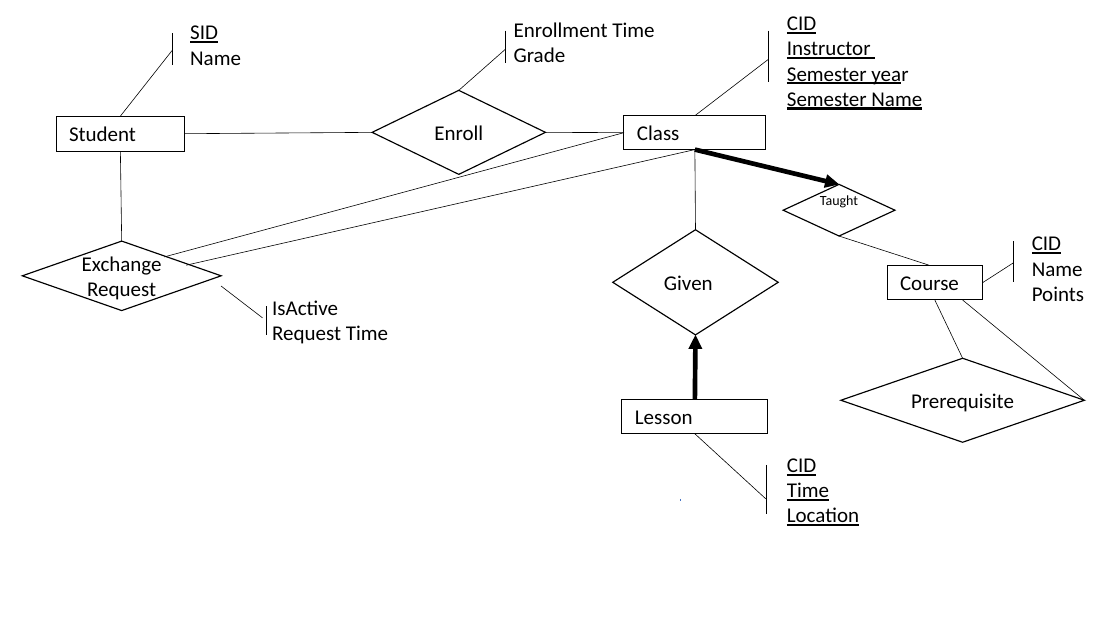
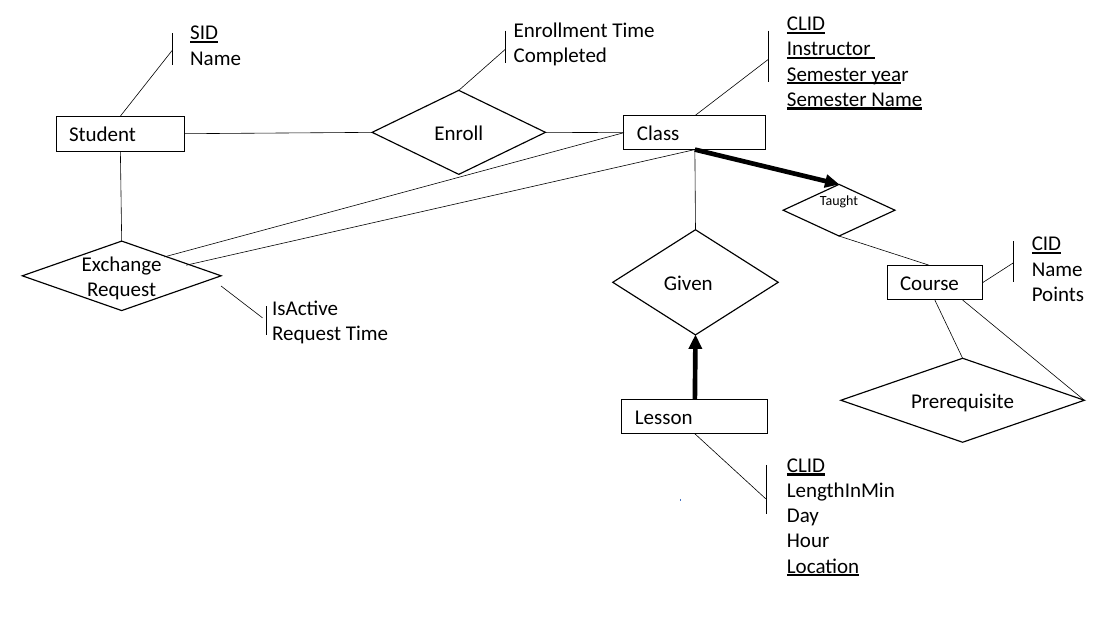
Before and after one commit to alonlapid/courseswap, a slide deck: slide 4 of milestone_2_presentation.pptx. Drawn at 1120x630 pixels with LibreOffice and Linux fonts; fonts in the diff are those of the drawing. Boxes give left, top, right and bottom in pixels: in the first picture for what was removed or moved away, otherwise in the second. Text is boxed around its words. In the diff, an @@ line names an element or a change of style, - is before the commit and + after.

Commit message:
edit presentation

```diff
--- a/milestone_2_presentation.pptx
+++ b/milestone_2_presentation.pptx
@@ text at <box>787,16,825,34</box>: text changed @@
-CID
+CLID
@@ text at <box>514,47,607,66</box>: text changed @@
-Grade
+Completed
@@ text at <box>787,458,895,547</box>: text changed @@
-CID
-Time
+CLID
+LengthInMin
+Day
+Hour
```
Also in this commit, not shown: 1 other file.
